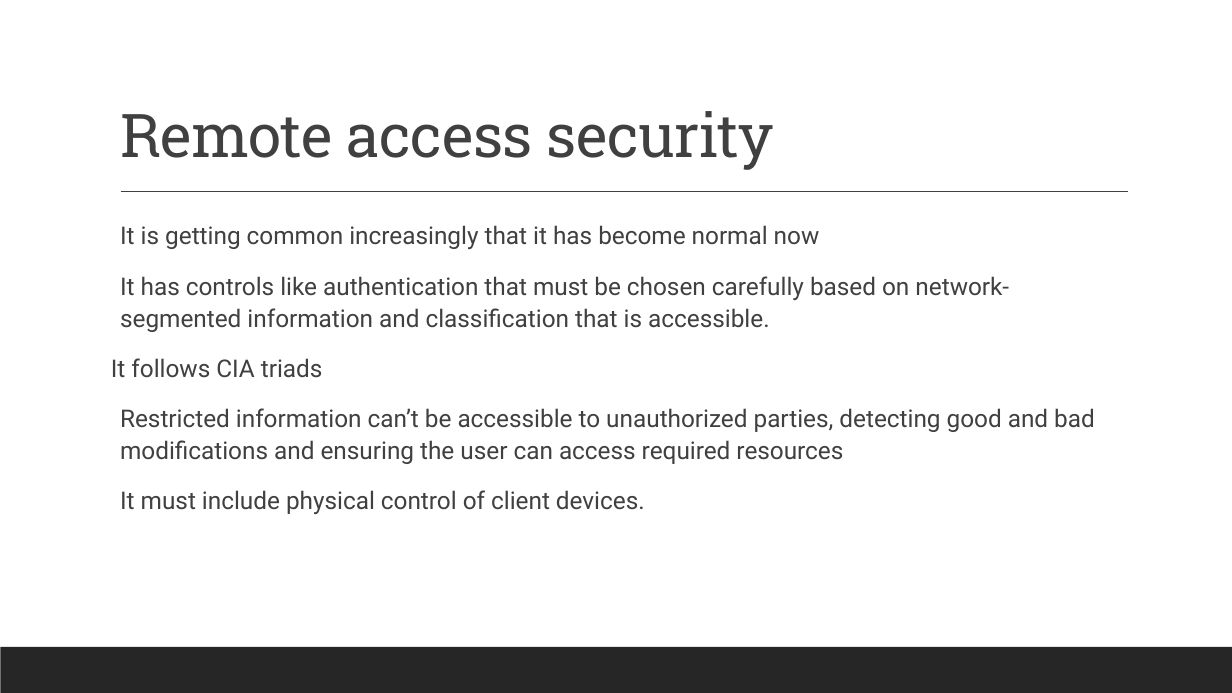
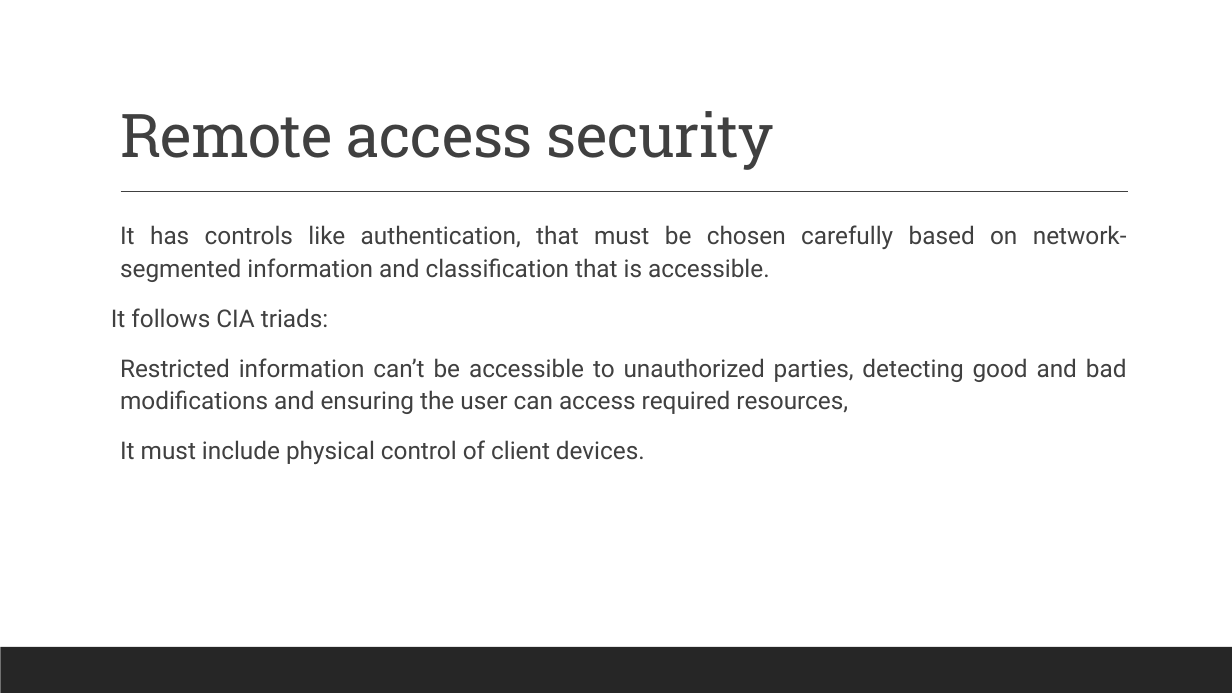
Before and after one commit to ronnie-1947/access-control-ppt, a slide deck: slide 31 of Access Control.pptx (slide 30 before the commit). Drawn at 1232x693 pixels with LibreOffice and Linux fonts; fonts in the diff are those of the drawing. Boxes give left, top, right and bottom in pixels: in the first picture for what was removed or moved away, otherwise in the second. Text is boxed around its words. In the diff, an @@ line names an element or a change of style, - is before the commit and + after.

```diff
--- a/Access Control.pptx
+++ b/Access Control.pptx
@@ text at (x1=111, y1=225, x2=1127, y2=414): text changed @@
-  It is getting common increasingly that it has become normal now
-  It has controls like authentication that must be chosen carefully based on network-segmented information and classification that is accessible.
-It follows CIA triads
-  Restricted information can’t be accessible to unauthorized parties, detecting good and bad modifications and ensuring the user can access required resources
+  It has controls like authentication, that must be chosen carefully based on network-segmented information and classification that is accessible.
+It follows CIA triads:
+  Restricted information can’t be accessible to unauthorized parties, detecting good and bad modifications and ensuring the user can access required resources,
@@ text at (x1=120, y1=440, x2=645, y2=464): alignment left to justified @@
```
Also in this commit, not shown: 15 other slides changed, 1 slide added.
